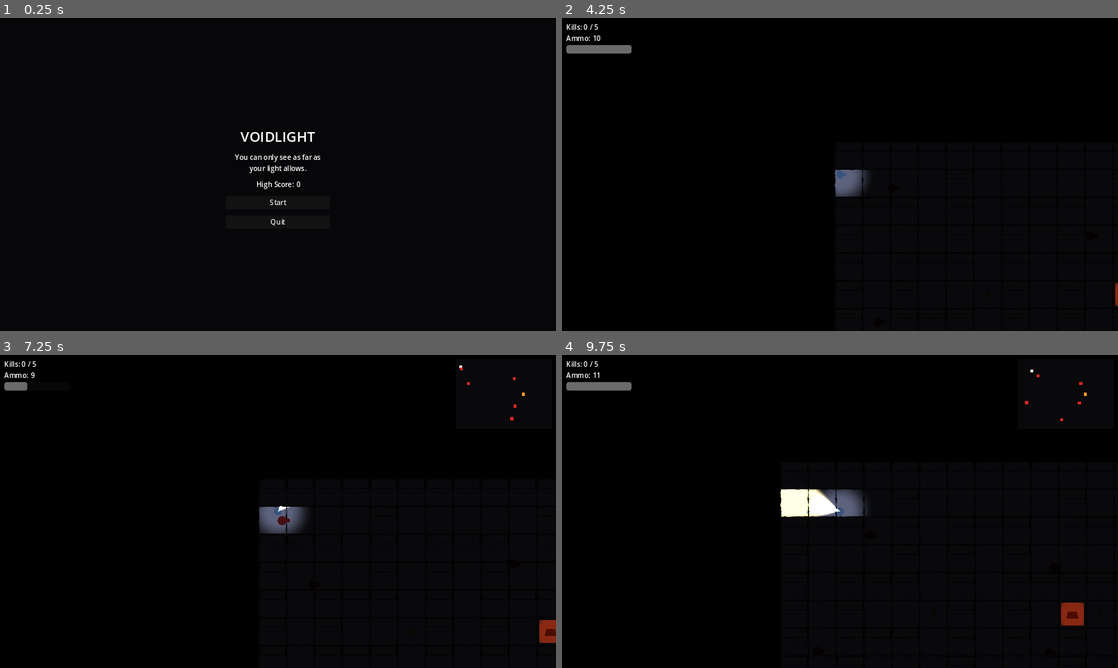
Above: before the commit, frames 1-4 (two rows, left to right).
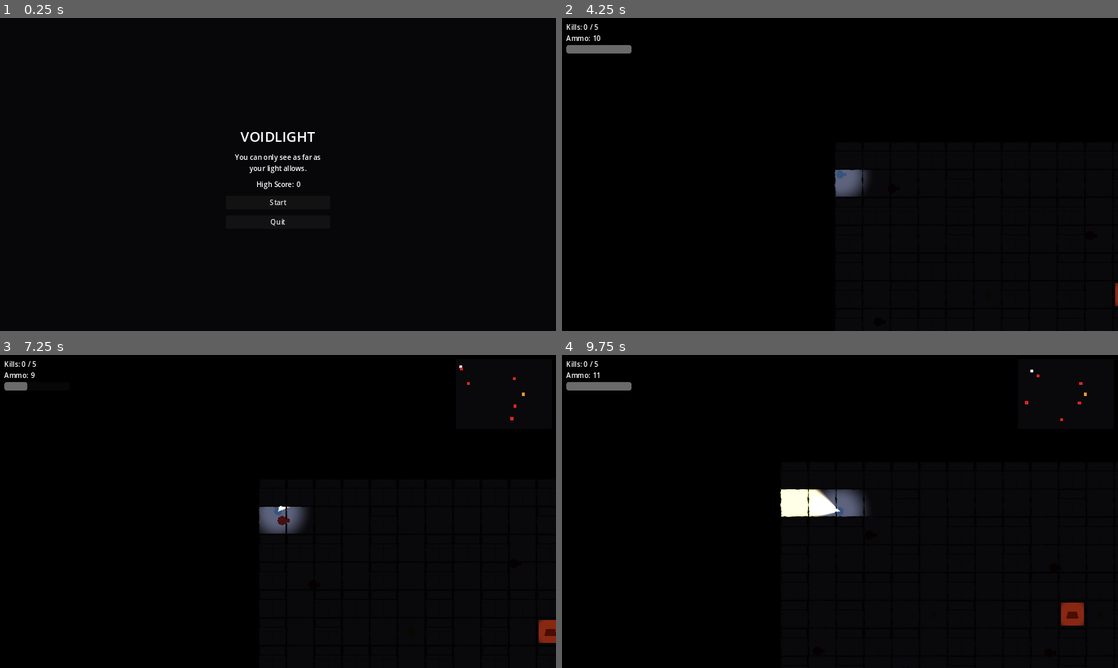
Above: after the commit, the same moments.

Repository: SonponYe/project_Voidlight
Game: Godot game, scene res://scenes/ui/main_menu.tscn
The game is run twice, just before and just after one commit, with the same random seed, the same clock (stepped at 60 frames per second) and the same inputs.
Inputs (mouse positions are in pixels of both pictures, inside the frame that each line leads up to):
- Up to frame 1 (0.25 s): no input
- Up to frame 2 (4.25 s): click "Start" at 0.5 s; tap Enter at 1.25, 3.5 s; move the mouse to (812, 237) at 1.27 s; hold W (move_up) 1.28-2.78 s; click (812, 237) at 1.35 s; tap Space at 2 s; move the mouse to (1006, 221) at 2.02 s; tap Shift (sprint) at 2.1 s; move the mouse to (673, 127) at 2.77 s; hold A (move_left) from 2.78 s (still down); tap F (toggle_light) at 2.85 s; move the mouse to (867, 174) at 3.52 s; click (867, 174) at 3.6 s
- Up to frame 3 (7.25 s): tap Space at 4.25, 5.75 s; move the mouse to (194, 433) at 4.27 s; release A (move_left) at 4.28 s; hold S (move_down) 4.28-5.03 s; hold Shift (sprint) 4.28-5.03 s; tap Enter at 5 s; move the mouse to (400, 495) at 5.02 s; hold D (move_right) 5.03-5.78 s; tap F (toggle_light) at 5.1 s; move the mouse to (166, 527) at 5.77 s; hold W (move_up) 5.78-6.53 s; click (166, 527) at 5.85 s; move the mouse to (333, 442) at 6.52 s; hold D (move_right) from 6.53 s (still down); tap Shift (sprint) at 6.6 s
- Up to frame 4 (9.75 s): move the mouse to (812, 574) at 7.27 s; tap F (toggle_light) at 7.35 s; release D (move_right) at 8 s; click "Retry" at 8 s; move the mouse to (1006, 558) at 8.77 s; hold D (move_right) 8.78-9.53 s; click (1006, 558) at 8.85 s; move the mouse to (673, 464) at 9.52 s; hold S (move_down) from 9.53 s (still down); hold Shift (sprint) from 9.53 s (still down)

Frames 1-2 are identical in both runs. In frame 3, less than 0.1% of the frame differs, in the area x 50-99%, y 48-92%; in frame 4, less than 0.1%.

Commit message:
Give each powerup a distinct shape, not just a color; add Stealth
Feedback: powerups all looked like the same recolored diamond, so
you couldn't tell what one did without walking into it. Each effect
now gets its own silhouette too — lightning bolt (speed), shield
(invincibility), sunburst (light boost), 4-point star (stealth) —
so color and shape both signal intent, which also helps if the
colors alone are hard to distinguish in the dark.

New Stealth effect per the "pops"/stealth-mode request: ~4s of being
completely unnoticeable to every detection check (not just invisible
— enemies can't even sense you point-blank with their own light on).
Doesn't retroactively make an already-hunting enemy forget you; it
just stops anything from re-spotting you while it's active, so you
have to actually use the window to get clear. Added one instance to
Level 1 on a confirmed floor cell.

Co-Authored-By: Claude Sonnet 5 <noreply@anthropic.com>

Diff:
--- a/scenes/levels/level_1.tscn
+++ b/scenes/levels/level_1.tscn
@@ -74,6 +74,11 @@
 effect = 1
 duration = 6.0
 
+[node name="StealthPowerup" parent="Pickups" instance=ExtResource("8")]
+position = Vector2(288, 480)
+effect = 3
+duration = 4.0
+
 [node name="Fireplace1" parent="." instance=ExtResource("9")]
 position = Vector2(672, 352)
 
--- a/scripts/world/powerup.gd
+++ b/scripts/world/powerup.gd
@@ -1,30 +1,58 @@
 extends Area2D
 ## Generic timed powerup pickup. One script covers every powerup type —
 ## set `effect`, `duration`, and `strength` per instance in the Inspector.
-## Placeholder diamond visual; swap for real icons per instance later.
+## Each effect gets both a distinct color AND a distinct silhouette (not
+## just a recolored diamond) so what a pickup does is readable at a glance
+## even before real icon art replaces these placeholders.
 ##
 ## strength's meaning depends on effect:
-##   SPEED_BOOST  -> move speed multiplier (e.g. 1.6 = 60% faster)
+##   SPEED_BOOST   -> move speed multiplier (e.g. 1.6 = 60% faster)
 ##   INVINCIBILITY -> ignored
-##   LIGHT_BOOST  -> flashlight range multiplier (e.g. 1.5 = 50% further)
+##   LIGHT_BOOST   -> flashlight range multiplier (e.g. 1.5 = 50% further)
+##   STEALTH       -> ignored
 
-enum Effect { SPEED_BOOST, INVINCIBILITY, LIGHT_BOOST }
+enum Effect { SPEED_BOOST, INVINCIBILITY, LIGHT_BOOST, STEALTH }
 
 const EFFECT_NAMES := {
 	Effect.SPEED_BOOST: "speed",
 	Effect.INVINCIBILITY: "invincible",
 	Effect.LIGHT_BOOST: "light_boost",
+	Effect.STEALTH: "stealth",
+}
+
+const PLACEHOLDER_COLORS := {
+	Effect.SPEED_BOOST: Color(0.3, 0.9, 1.0, 1.0),
+	Effect.INVINCIBILITY: Color(1.0, 0.85, 0.2, 1.0),
+	Effect.LIGHT_BOOST: Color(1.0, 0.75, 0.2, 1.0),
+	Effect.STEALTH: Color(0.55, 0.25, 0.85, 1.0),
+}
+
+# Lightning bolt / shield / 8-point sunburst / 4-point "sneak" star — chosen
+# so the silhouette alone hints at the effect, not just the color. A plain
+# var, not const: GDScript won't constant-fold PackedVector2Array(Array).
+var PLACEHOLDER_SHAPES := {
+	Effect.SPEED_BOOST: PackedVector2Array([
+		Vector2(2, -12), Vector2(6, -2), Vector2(1, -2), Vector2(5, 3),
+		Vector2(-2, 12), Vector2(-5, 1), Vector2(-1, 1), Vector2(-4, -12),
+	]),
+	Effect.INVINCIBILITY: PackedVector2Array([
+		Vector2(-9, -10), Vector2(9, -10), Vector2(9, -2), Vector2(0, 13), Vector2(-9, -2),
+	]),
+	Effect.LIGHT_BOOST: PackedVector2Array([
+		Vector2(12.0, 0.0), Vector2(4.6, 1.9), Vector2(8.5, 8.5), Vector2(1.9, 4.6),
+		Vector2(0.0, 12.0), Vector2(-1.9, 4.6), Vector2(-8.5, 8.5), Vector2(-4.6, 1.9),
+		Vector2(-12.0, 0.0), Vector2(-4.6, -1.9), Vector2(-8.5, -8.5), Vector2(-1.9, -4.6),
+		Vector2(0.0, -12.0), Vector2(1.9, -4.6), Vector2(8.5, -8.5), Vector2(4.6, -1.9),
+	]),
+	Effect.STEALTH: PackedVector2Array([
+		Vector2(9.2, 9.2), Vector2(0.0, 4.0), Vector2(-9.2, 9.2), Vector2(-4.0, 0.0),
+		Vector2(-9.2, -9.2), Vector2(-0.0, -4.0), Vector2(9.2, -9.2), Vector2(4.0, -0.0),
+	]),
 }
 
 @export var effect: Effect = Effect.SPEED_BOOST
 @export var duration := 8.0
 @export var strength := 1.6
-
-const PLACEHOLDER_COLORS := {
-	Effect.SPEED_BOOST: Color(0.3, 0.9, 1.0, 1.0),
-	Effect.INVINCIBILITY: Color(1.0, 0.85, 0.2, 1.0),
-	Effect.LIGHT_BOOST: Color(1.0, 0.6, 0.9, 1.0),
-}
 
 @onready var visual: Polygon2D = $Visual
 
@@ -32,6 +60,7 @@
 func _ready() -> void:
 	body_entered.connect(_on_body_entered)
 	visual.color = PLACEHOLDER_COLORS[effect]
+	visual.polygon = PLACEHOLDER_SHAPES[effect]
 
 
 func _on_body_entered(body: Node) -> void:
